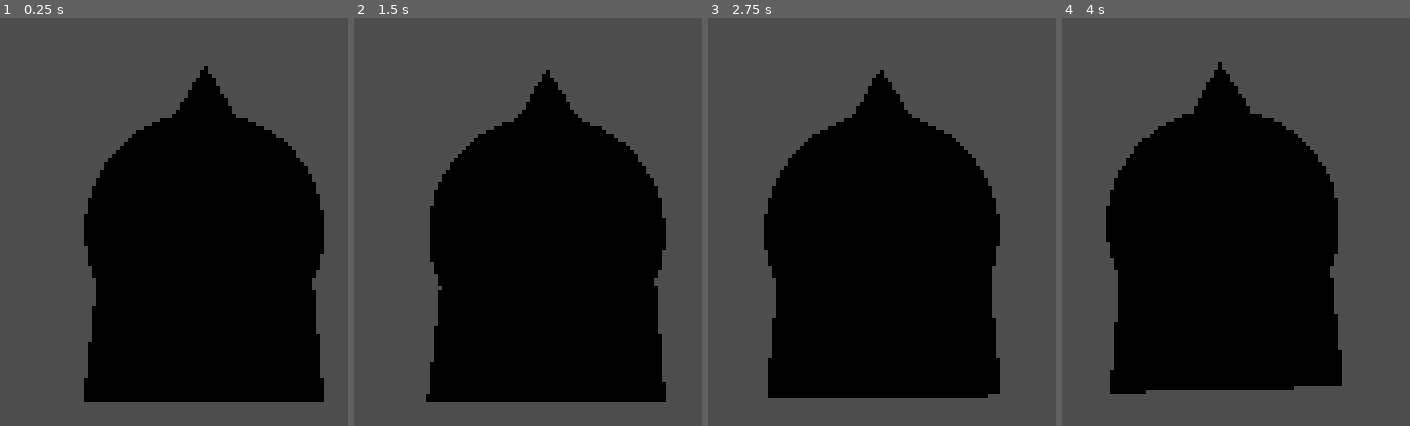
Above: before the commit, frames 1-4 (left to right).
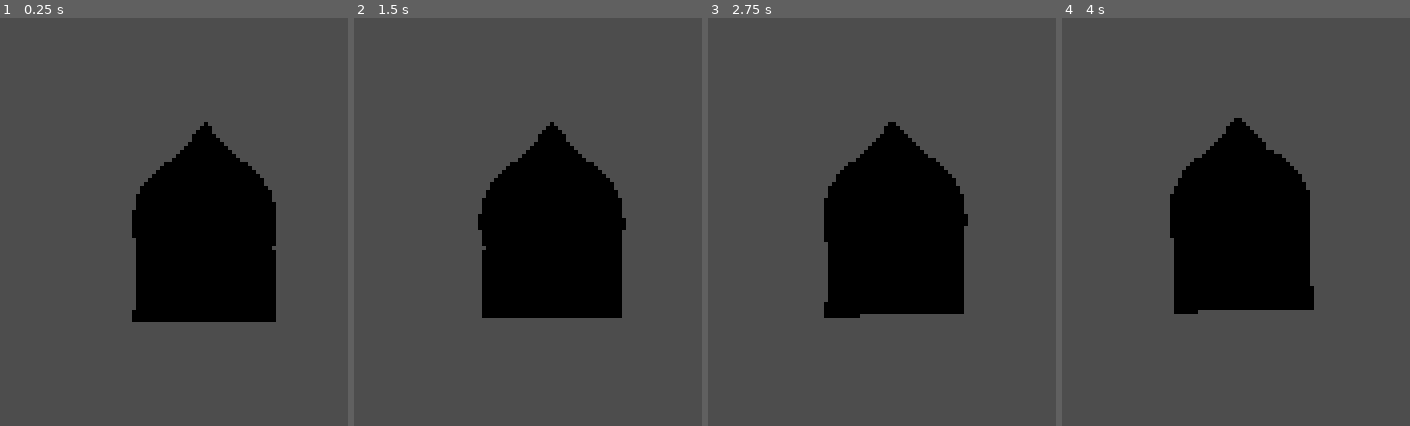
Above: after the commit, the same moments.

Repository: thygrrr/minijam-2023-11
Game: Godot game, scene res://game-moritz.tscn
Same seed, same stepped clock (60 frames per second), same inputs: the game is played once before the commit and once after it.
Inputs:
- Up to frame 1 (0.25 s): no input
- Up to frame 2 (1.5 s): tap Enter at 0.5 s; tap Space at 1.25 s
- Up to frame 3 (2.75 s): tap Enter at 2 s
- Up to frame 4 (4 s): no input

The runs differ from the first frame. In frame 1, 28% of the frame differs, in the area x 24-94%, y 11-95%; in frame 2, 28%; in frame 3, 27%; in frame 4, 26%.

Commit message:
Basic camera follow setup.

Diff:
--- a/game-moritz.tscn
+++ b/game-moritz.tscn
@@ -11,7 +11,7 @@
 [node name="Sheep" parent="." instance=ExtResource("2_c4ghx")]
 
 [node name="camerarig" parent="." instance=ExtResource("3_k0u2v")]
-transform = Transform3D(1, 0, 0, 0, 1, 0, 0, 0, 1, 0, 3.28338, 3.68491)
+transform = Transform3D(1, 0, 0, 0, 1, 0, 0, 0, 1, 0, 7, 4)
 
 [node name="Follow Plane" parent="camerarig" index="0" node_paths=PackedStringArray("target")]
 target = NodePath("../../Dog")
